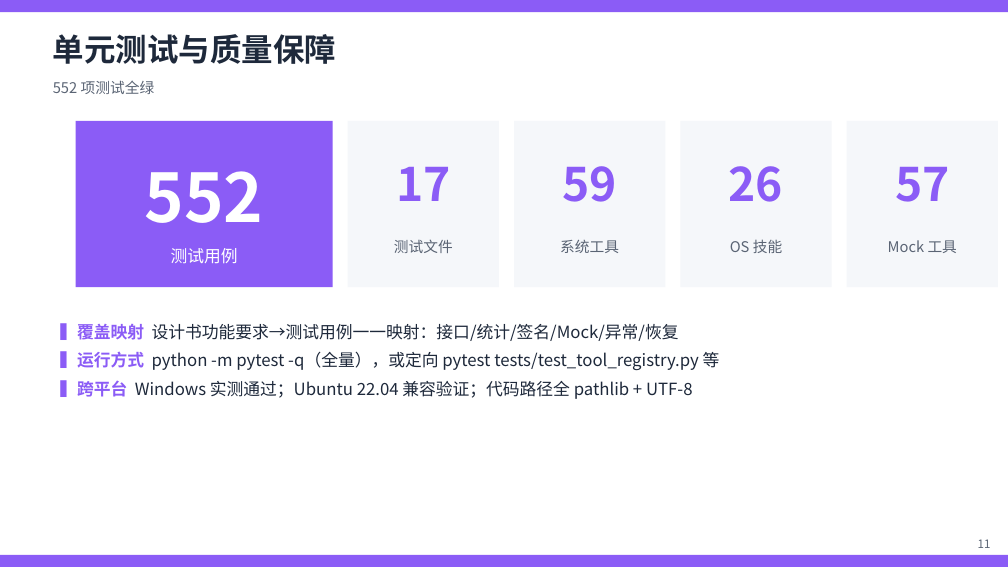
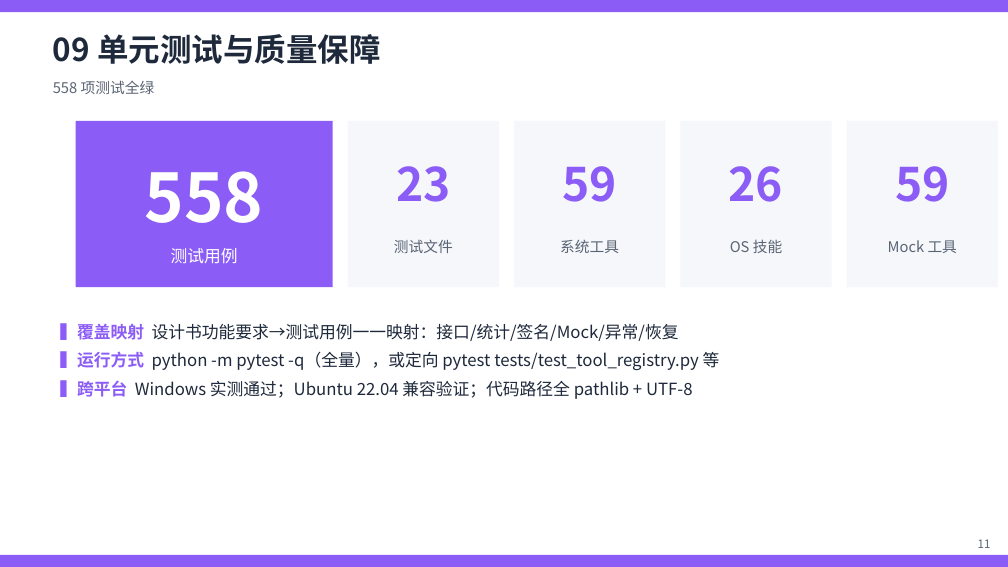
Before and after one commit to yurenhjh/miniyu, a slide deck: slide 12 of docs/第4组汇报PPT.pptx. Drawn at 1008x567 pixels with LibreOffice and Linux fonts; fonts in the diff are those of the drawing. Boxes give left, top, right and bottom in pixels: in the first picture for what was removed or moved away, otherwise in the second. Text is boxed around its words. In the diff, an @@ line names an element or a change of style, - is before the commit and + after.

```diff
--- a/docs/第4组汇报PPT.pptx
+++ b/docs/第4组汇报PPT.pptx
@@ text at (53,34,380,64): text changed @@
-单元测试与质量保障
+09 单元测试与质量保障
@@ text at (53,80,155,94): text changed @@
-552 项测试全绿
+558 项测试全绿
@@ text at (145,171,264,223): text changed @@
-552
+558
@@ text at (396,166,451,202): text changed @@
-17
+23
@@ text at (895,166,950,202): text changed @@
-57
+59
```
Also in this commit, not shown: 18 other slides changed, 2 slides added, 16 other files.
